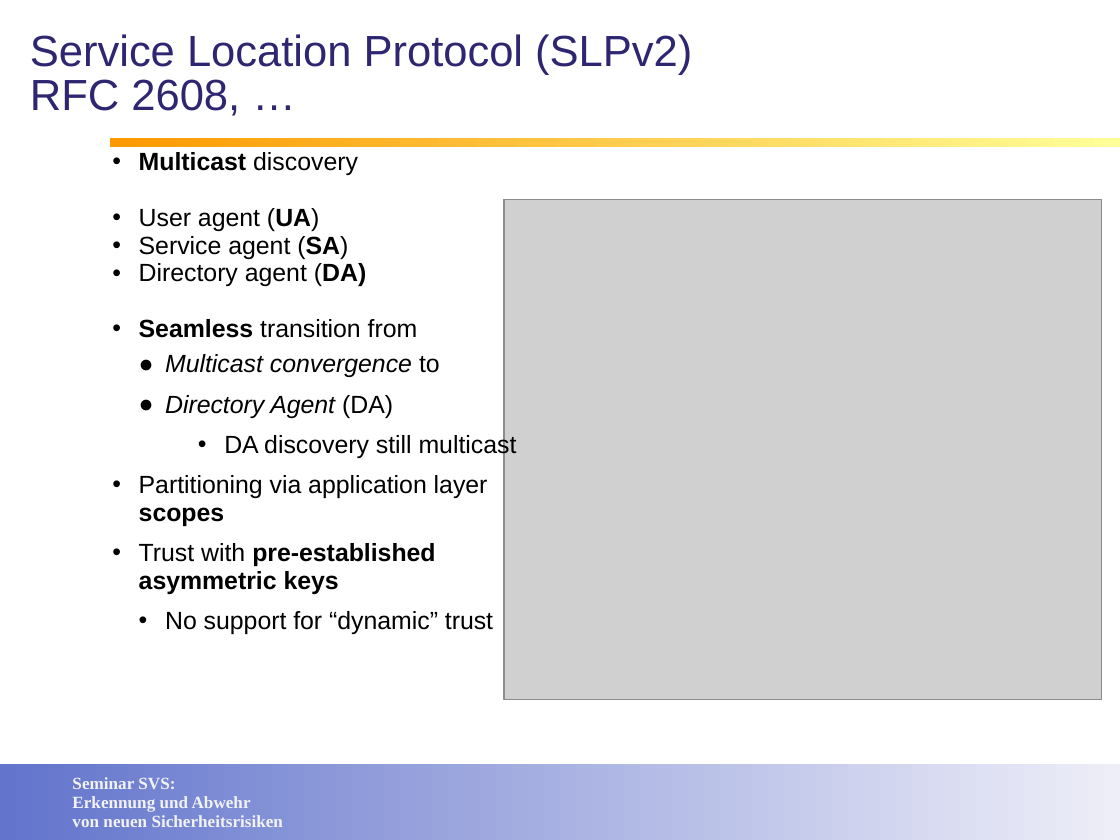
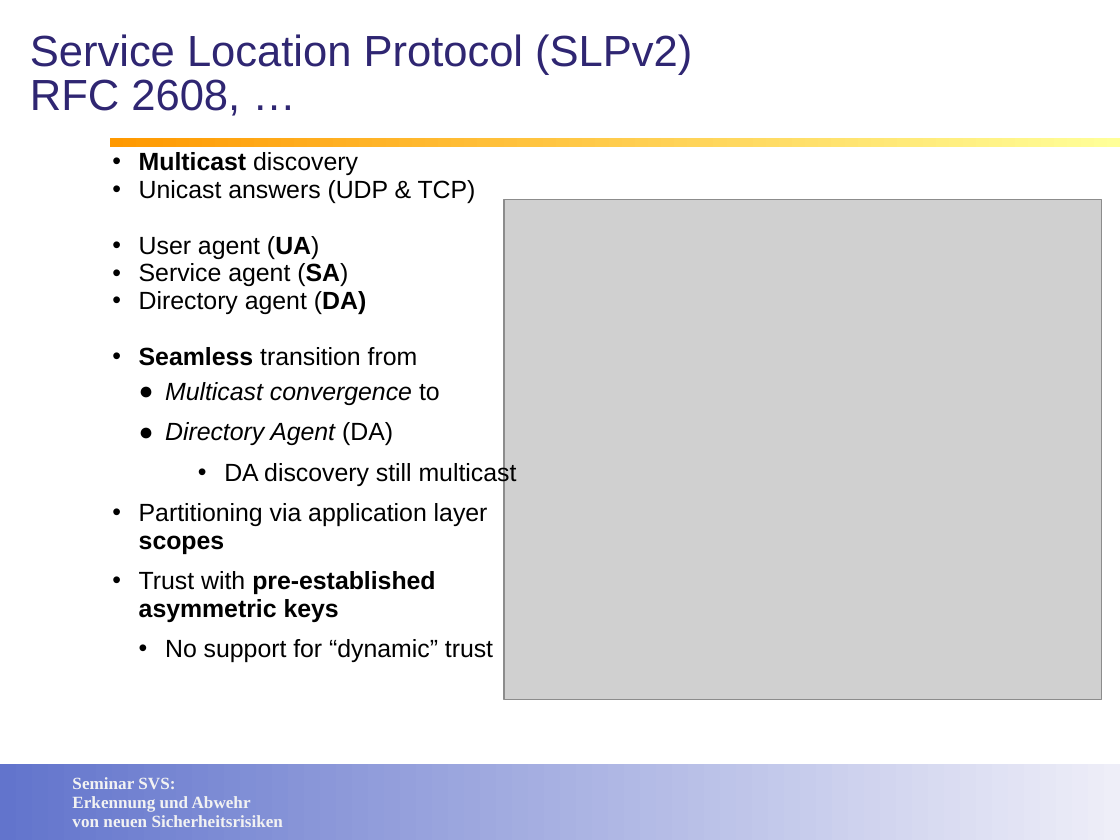
Before and after one commit to lemmy/SecuredSLP, a slide deck: slide 7 of doc/Service Discovery in open networks.ppt. Drawn at 1120x840 pixels with LibreOffice and Linux fonts; fonts in the diff are those of the drawing; grey boxes stand for pictures; background and template pictures are left out. Boxes give left, top, right and bottom in pixels: in the first picture for what was removed or moved away, otherwise in the second. Text is boxed around its words. In the diff, an @@ line names an element or a change of style, - is before the commit and + after.

```diff
--- a/doc/Service Discovery in open networks.ppt
+++ b/doc/Service Discovery in open networks.ppt
@@ text at (x1=139, y1=180, x2=476, y2=203): paragraph added @@
+• Unicast answers (UDP & TCP)
```
Also in this commit, not shown: 5 other slides changed, 5 slides added, 2 slides removed.
